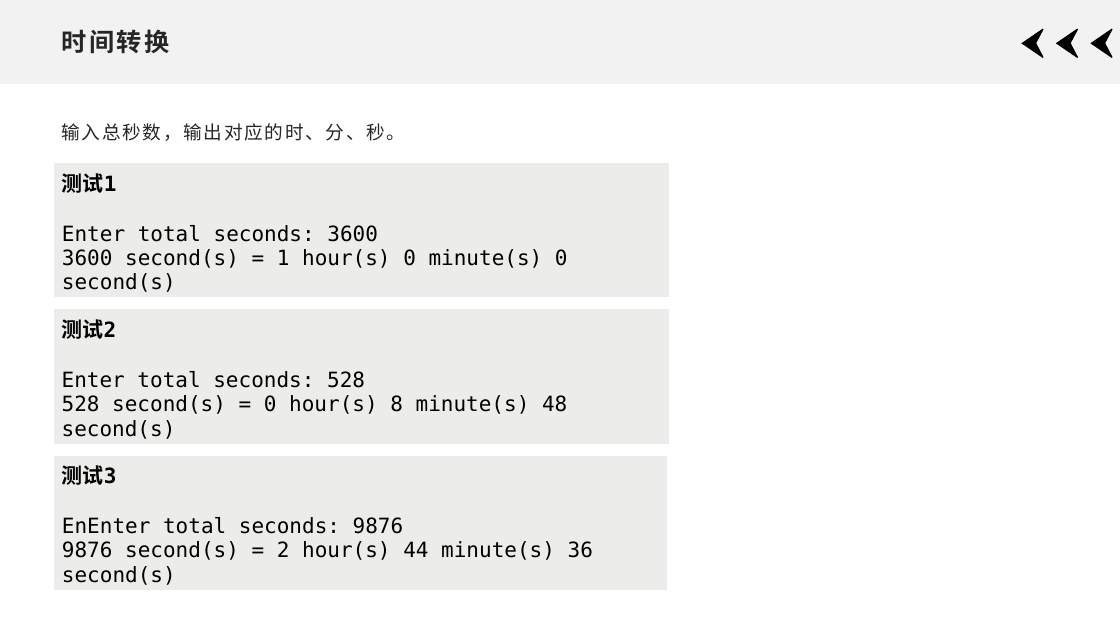
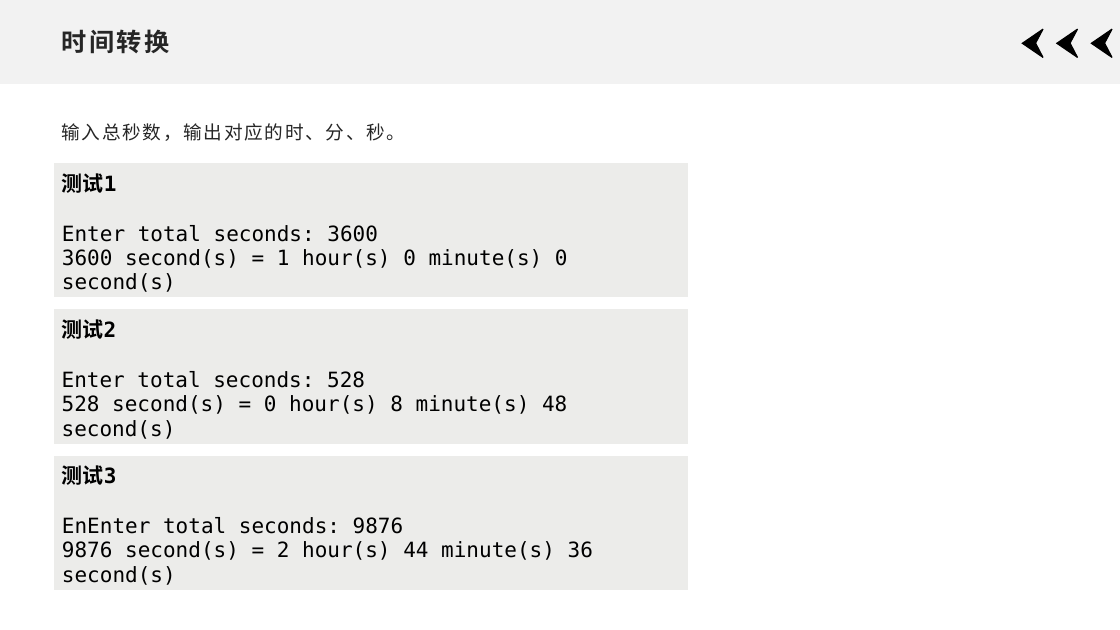
Before and after one commit to xdai02/Java, a slide deck: slide 26 of slides/Chapter1.pptx. Drawn at 1120x630 pixels with LibreOffice and Linux fonts; fonts in the diff are those of the drawing. Boxes give left, top, right and bottom in pixels: in the first picture for what was removed or moved away, otherwise in the second. Text is boxed around its words. In the diff, an @@ line names an element or a change of style, - is before the commit and + after.

Commit message:
fix format

```diff
--- a/slides/Chapter1.pptx
+++ b/slides/Chapter1.pptx
@@ table: place and size @@
-table at [54,163,670,296]
+table at [54,163,689,296]
@@ table: place and size @@
-table at [53,309,670,443]
+table at [53,309,688,443]
@@ table: place and size @@
-table at [54,455,669,590]
+table at [54,455,689,589]
```
